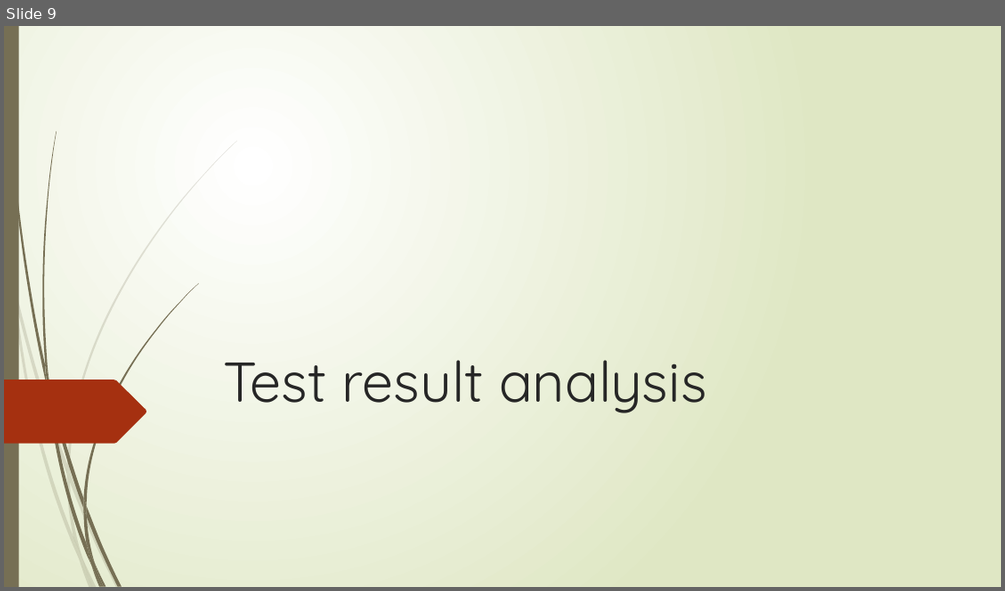
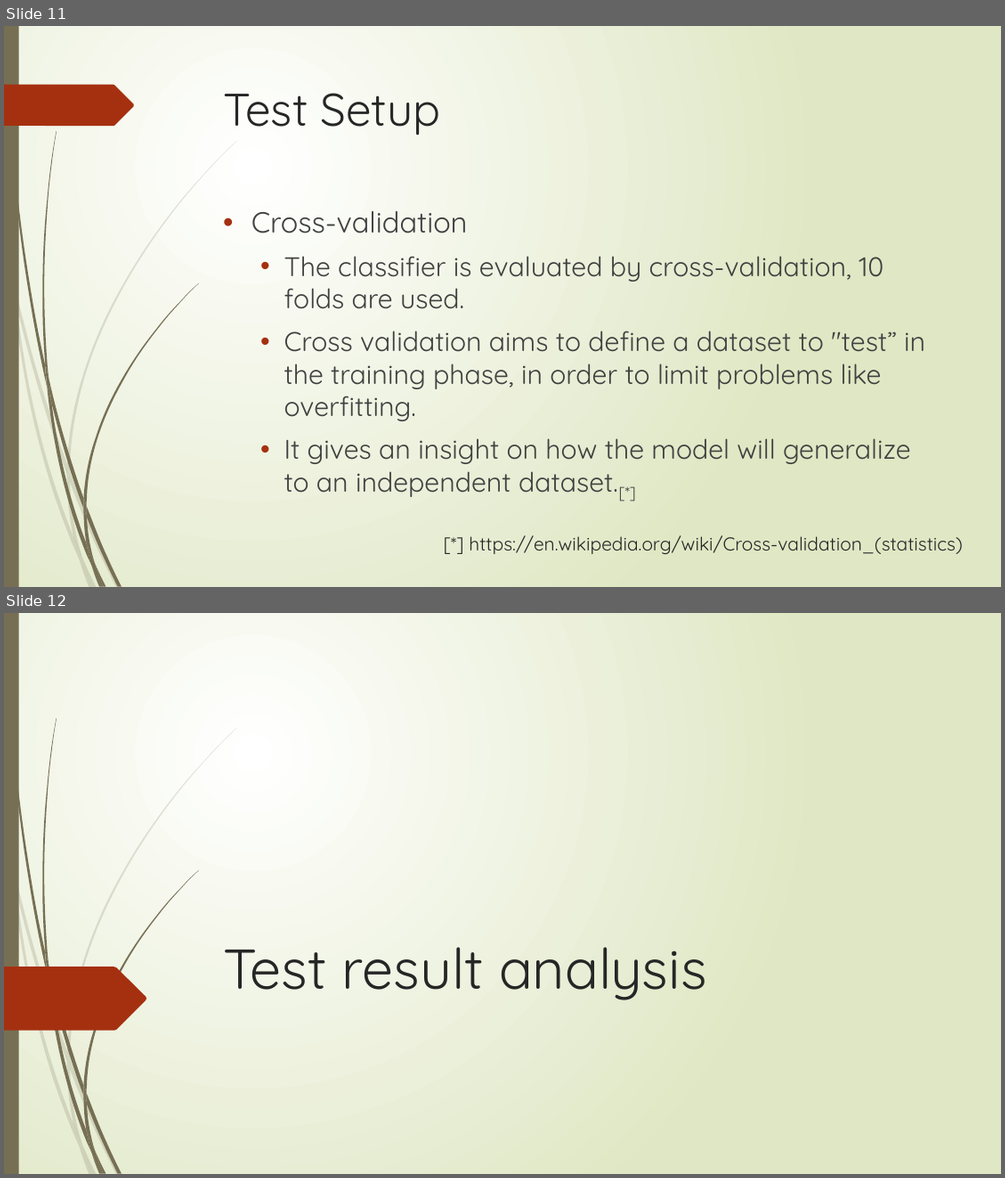
Before and after one commit to XiaokuanOSU/AI2report, a slide deck: PPTGroup10.pptx. Shown one above the other, each under a label of ours: slide 9 before the commit, slides 11 and 12 after it. The pictures are 1005x591 and 1005x1178 pixels, drawn with LibreOffice and Linux fonts; fonts in the diff are those of the drawing. Boxes give left, top, right and bottom in pixels: in the first picture for what was removed or moved away, otherwise in the second. Text is boxed around its words. In the diff, an @@ line names an element or a change of style, - is before the commit and + after.

```diff
--- a/PPTGroup10.pptx
+++ b/PPTGroup10.pptx
@@ slide 11 added at (4,26,1001,587), background gradient #FFFFFF to #DFE8C4; not listed: 23 template elements that a slide beside it also shows @@
@@ freeform shape added at (4,85,134,126), fill #A53010 @@
@@ title added at (224,93,440,135), 44 pt, text #262626 @@
+Test Setup
@@ text added at (251,211,925,497), 26 pt, text #404040 @@
+• Cross-validation
+  • The classifier is evaluated by cross-validation, 10 folds are used.
+  • Cross validation aims to define a dataset to "test” in the training phase, in order to limit problems like overfitting.
+  • It gives an insight on how the model will generalize to an independent dataset.[*]
@@ text added at (469,535,962,554), 18 pt, text #262626 @@
+[*] https://en.wikipedia.org/wiki/Cross-validation_(statistics)
@@ what was slide 9 is now slide 12 @@
```
Also in this commit, not shown: 3 slides changed, 2 other slides added.
